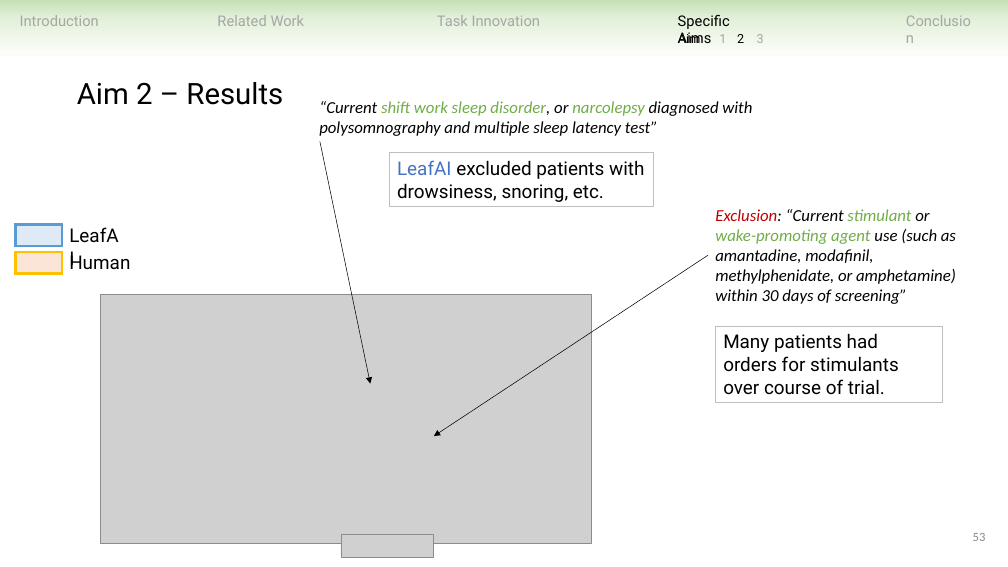
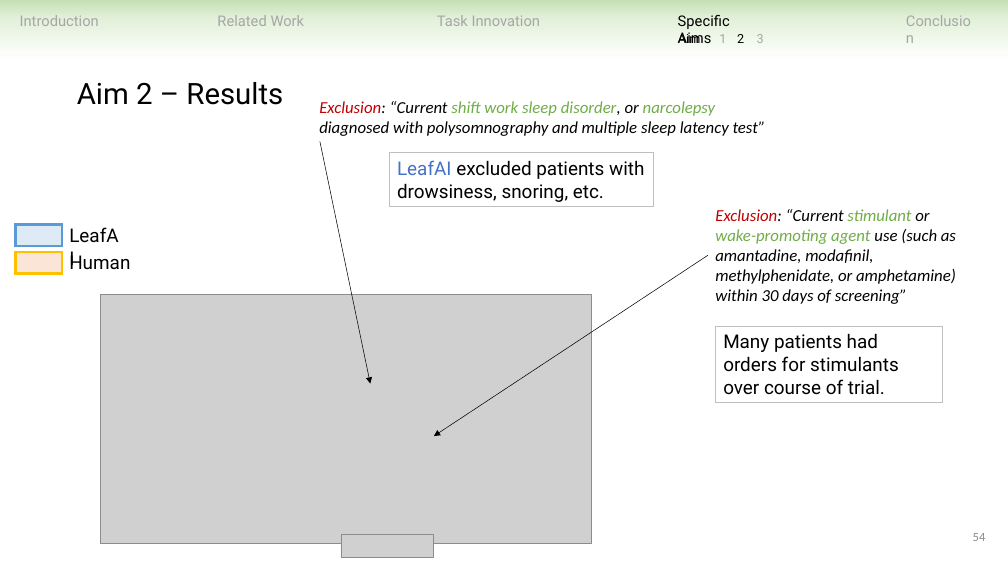
Before and after one commit to ndobb/dissertation, a slide deck: slide 54 of 4_general_exam/presentation/nic_dobbins_general_exam.pptx (slide 53 before the commit). Drawn at 1008x567 pixels with LibreOffice and Linux fonts; fonts in the diff are those of the drawing; grey boxes stand for pictures. Boxes give left, top, right and bottom in pixels: in the first picture for what was removed or moved away, otherwise in the second. Text is boxed around its words. In the diff, an @@ line names an element or a change of style, - is before the commit and + after.

```diff
--- a/4_general_exam/presentation/nic_dobbins_general_exam.pptx
+++ b/4_general_exam/presentation/nic_dobbins_general_exam.pptx
@@ text at [319,101,766,136]: text changed @@
-“Current shift work sleep disorder, or narcolepsy diagnosed with polysomnography and multiple sleep latency test”
+Exclusion: “Current shift work sleep disorder, or narcolepsy diagnosed with polysomnography and multiple sleep latency test”
@@ page number at [973,533,986,541]: text changed @@
-53
+54
```
Also in this commit, not shown: 17 other slides changed, 3 slides added, 2 slides removed.
